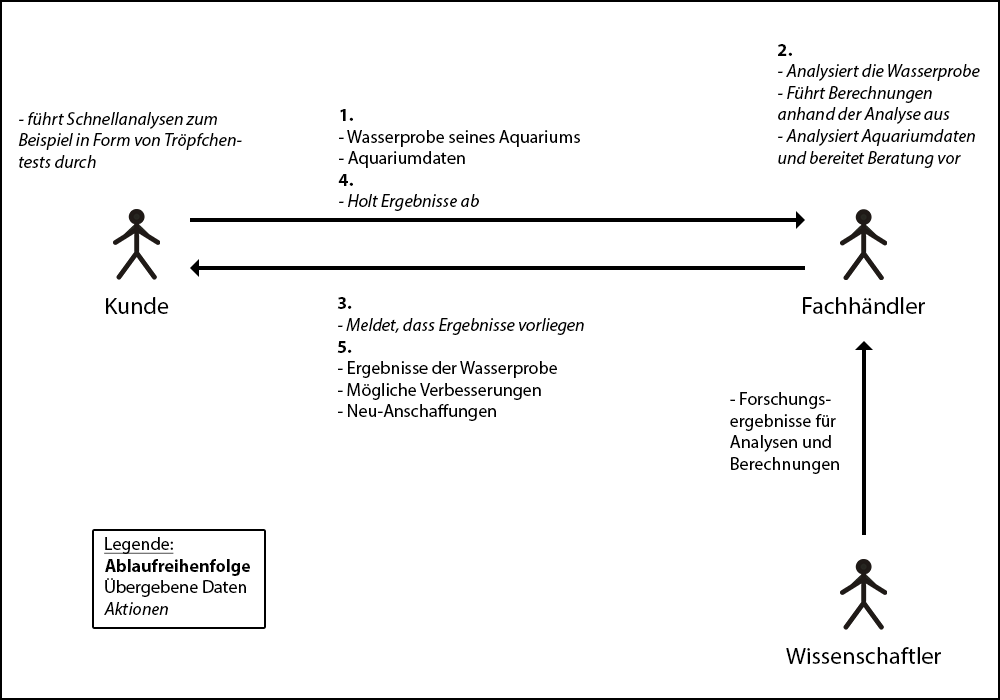
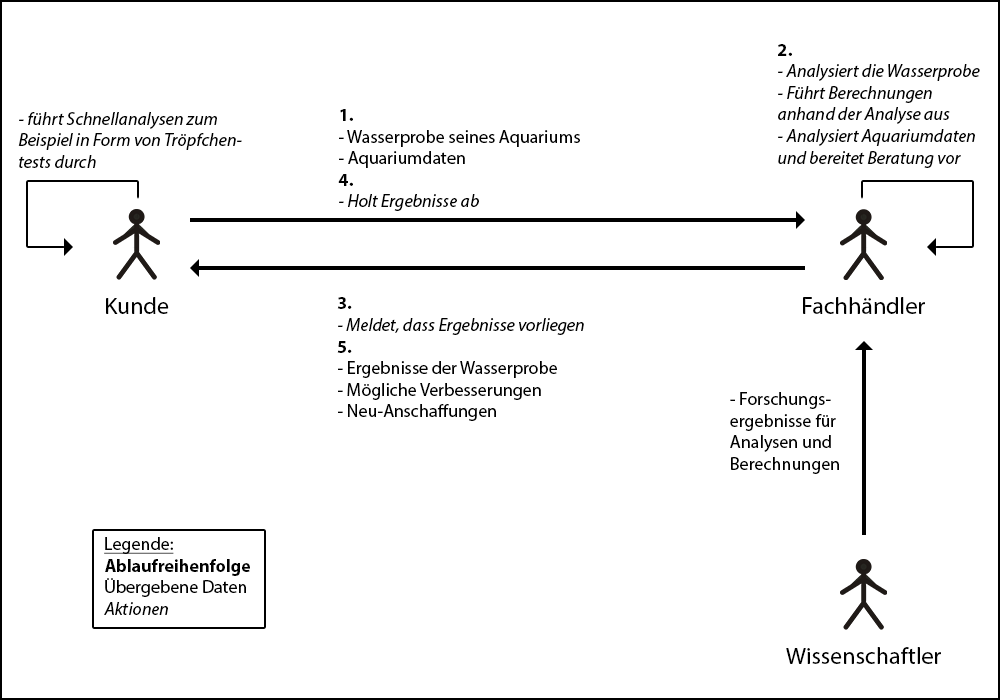
Layer changes from the first 1000×700 image to the second:
showed group "Pfeil 5" (2 layers) over [861, 180, 974, 256]
showed group "Pfeil 4" (2 layers) over [26, 180, 139, 256]
